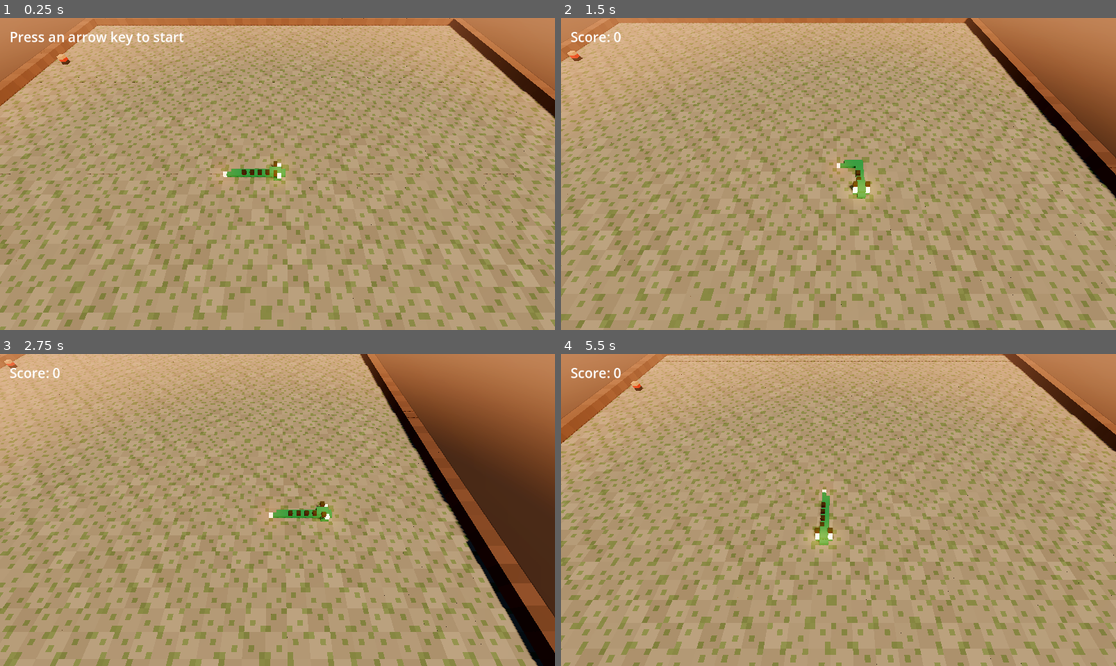
Above: before the commit, frames 1-4 (two rows, left to right).
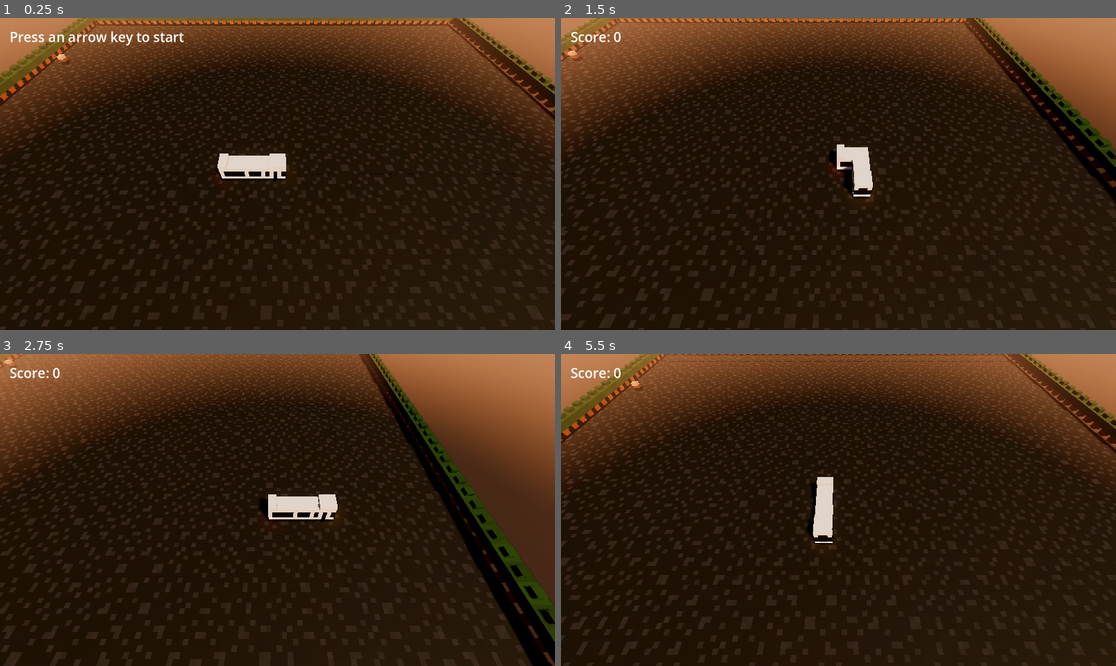
Above: after the commit, the same moments.

Repository: UnsafeDragoon/cmpm121falld4
Game: Godot game, scene res://main.tscn
Two runs of this game, one before a commit and one after it. Both use one fixed random seed, a clock stepped at 60 frames per second and the inputs below.
Inputs:
- Up to frame 1 (0.25 s): no input
- Up to frame 2 (1.5 s): tap Enter at 0.5 s; hold D (move_right) 0.53-1.28 s; tap R at 0.6, 1.35 s; hold S (move_down) from 1.28 s (still down)
- Up to frame 3 (2.75 s): release S (move_down) at 2.03 s; hold D (move_right) from 2.03 s (still down); tap R at 2.1 s
- Up to frame 4 (5.5 s): release D (move_right) at 2.78 s; hold W (move_up) 2.78-3.53 s; tap R every 0.75 s from 2.85 to 5.1 s; hold A (move_left) 3.53-5.03 s; hold S (move_down) from 5.03 s (still down)

The runs differ from the first frame. In frame 1, 96% of the frame differs, in the area x 0-100%, y 0-100%; in frame 2, 93%; in frame 3, 84%; in frame 4, 96%.

Commit message:
Theme now matches ucsc bus plan.
Co-Authored-By: Anthony-R06 <234445999+Anthony-R06@users.noreply.github.com>

Diff:
--- a/app/main.gd
+++ b/app/main.gd
@@ -44,7 +44,6 @@
 
 ## Input arrives as events, so even a tap shorter than one frame is never missed.
 func _unhandled_input(event: InputEvent) -> void:
-
 	#allows player to restart after pressing r
 	if event is InputEventKey and event.pressed and not event.echo:
 		if event.keycode == KEY_R and session.game_over:
--- a/tests/session_test.gd
+++ b/tests/session_test.gd
@@ -41,12 +41,7 @@
 	var session := Session.new(Vector2i(10, 10))
 	session.started = true
 
-	session.dragon.body = [
-		Vector2i(8, 5),
-		Vector2i(7, 5),
-		Vector2i(6, 5),
-		Vector2i(5, 5)
-	]
+	session.dragon.body = [Vector2i(8, 5), Vector2i(7, 5), Vector2i(6, 5), Vector2i(5, 5)]
 
 	session.tick()
 
@@ -59,11 +54,7 @@
 	session.started = true
 
 	session.dragon.body = [
-		Vector2i(3, 3),
-		Vector2i(3, 4),
-		Vector2i(4, 4),
-		Vector2i(4, 3),
-		Vector2i(5, 3)
+		Vector2i(3, 3), Vector2i(3, 4), Vector2i(4, 4), Vector2i(4, 3), Vector2i(5, 3)
 	]
 
 	session.tick()
Binary file changed: art/dragon_kit.glb
Not shown, changed: DESIGN.md
